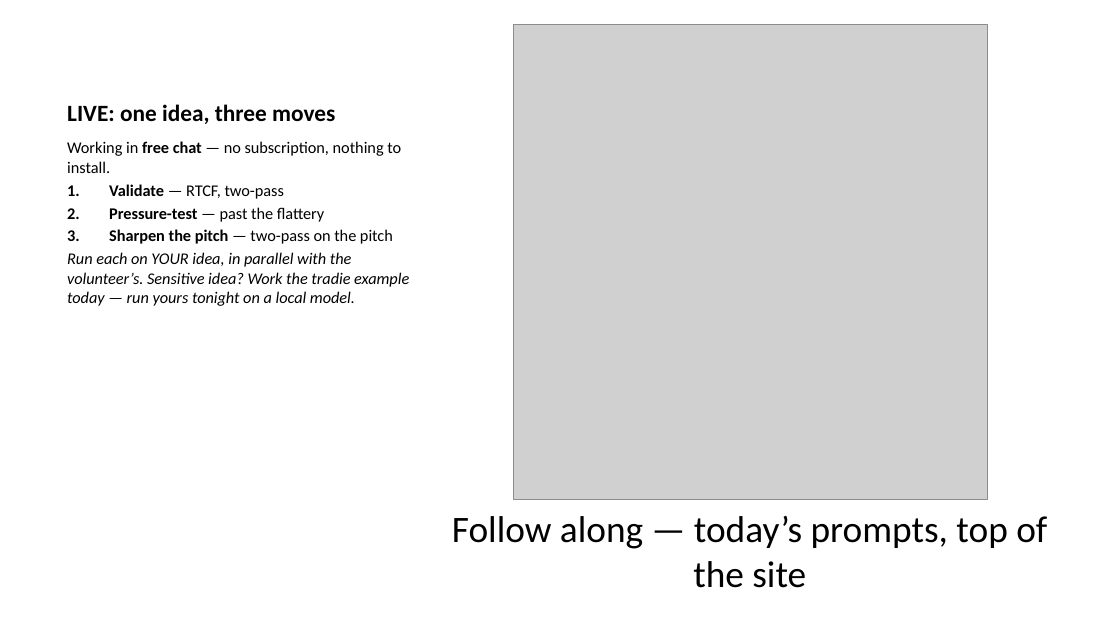
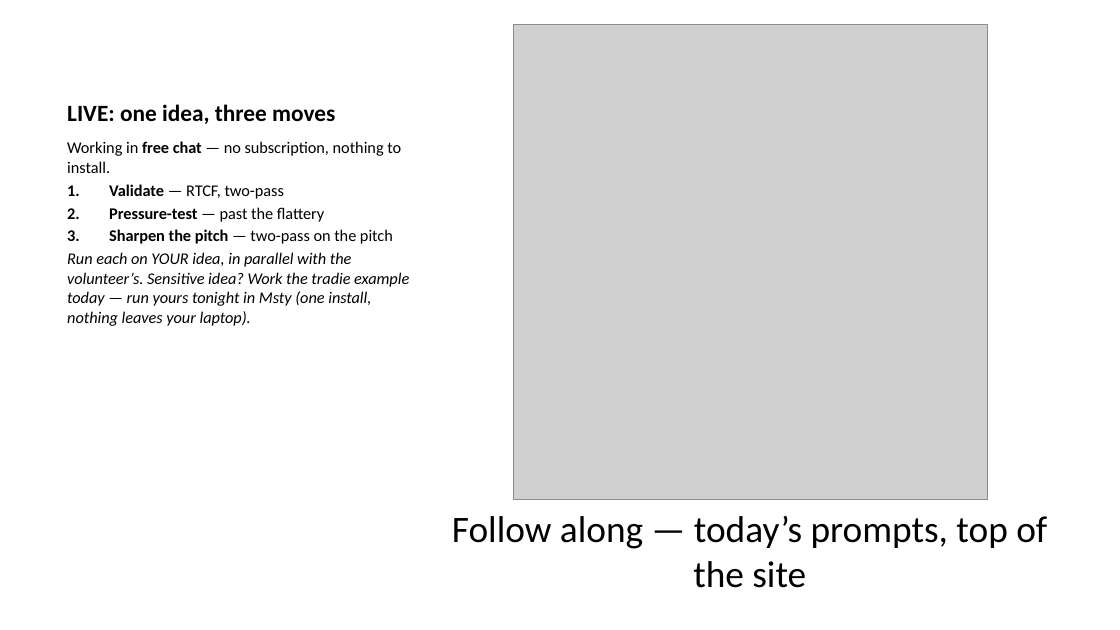
Before and after one commit to michael-borck/ai-for-founders, a slide deck: slide 5 of slides/deck.pptx. Drawn at 1120x630 pixels with LibreOffice and Linux fonts; fonts in the diff are those of the drawing; grey boxes stand for pictures. Boxes give left, top, right and bottom in pixels: in the first picture for what was removed or moved away, otherwise in the second. Text is boxed around its words. In the diff, an @@ line names an element or a change of style, - is before the commit and + after.

```diff
--- a/slides/deck.pptx
+++ b/slides/deck.pptx
@@ text at [67, 252, 409, 326]: text changed @@
-Run each on YOUR idea, in parallel with the volunteer’s. Sensitive idea? Work the tradie example today — run yours tonight on a local model.
+Run each on YOUR idea, in parallel with the volunteer’s. Sensitive idea? Work the tradie example today — run yours tonight in Msty (one install, nothing leaves your laptop).
```
Also in this commit, not shown: 1 other slide changed, 7 other files.
